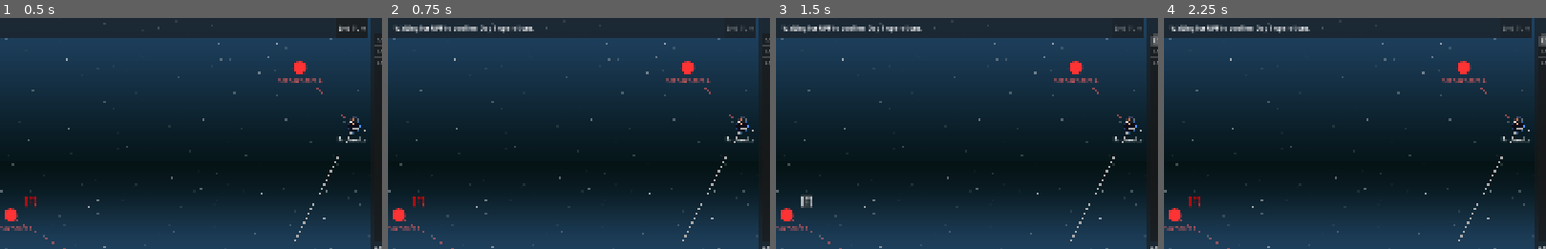
Above: before the commit, frames 1-4 (left to right).
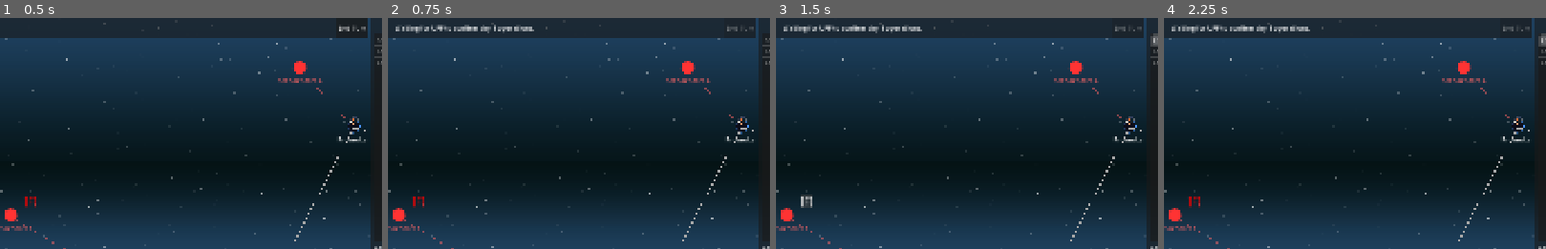
Above: after the commit, the same moments.

Repository: jjeffers/sf-kh-simulator
Game: Godot game, scene res://Scenes/CampaignMap.tscn
The game is run twice, just before and just after one commit, with the same random seed, the same clock (stepped at 60 frames per second) and the same inputs. This scene is started directly instead of the project's main scene.
Inputs:
- Up to frame 1 (0.5 s): no input
- Up to frame 2 (0.75 s): click "End Turn" at 0.5 s
- Up to frame 3 (1.5 s): click "[F]" at 1.25 s
- Up to frame 4 (2.25 s): click "[F]" at 2 s
The pictures show only the part of the screen within x 27-77%, y 0-50%; the shares and areas given below are measured in that part.

Frame 1 is identical in both runs. In frame 2, 0.4% of the frame differs, in the area x 2-38%, y 2-7%; in frame 3, 0.4%; in frame 4, 0.4%.

Commit message:
feat(ui): Standardize End Turn messages to match user string perfectly

Diff:
--- a/Scripts/CampaignMap.gd
+++ b/Scripts/CampaignMap.gd
@@ -649,8 +649,9 @@
 func _on_end_turn_pressed():
 	var my_fac = _get_my_faction()
 	if my_fac in ["UPF", "Sathar"]:
+		var other_fac = "Sathar" if my_fac == "UPF" else "UPF"
 		end_turn_btn.disabled = true
-		turn_status_label.text = "Waiting for other player..."
+		turn_status_label.text = "Waiting for %s to confirm day %d operations." % [other_fac, campaign.current_day]
 		campaign.request_end_turn.rpc_id(1, my_fac)
 	else:
 		# Fallback if testing locally as GM
@@ -662,9 +663,9 @@
 	var other_fac = "Sathar" if my_fac == "UPF" else "UPF"
 
 	if my_fac == "UPF" and upf_ready and not sathar_ready:
-		turn_status_label.text = "Waiting for Sathar to confirm Day %d operations." % campaign.current_day
+		turn_status_label.text = "Waiting for Sathar to confirm day %d operations." % campaign.current_day
 	elif my_fac == "Sathar" and sathar_ready and not upf_ready:
-		turn_status_label.text = "Waiting for UPF to confirm Day %d operations." % campaign.current_day
+		turn_status_label.text = "Waiting for UPF to confirm day %d operations." % campaign.current_day
 	elif not upf_ready and not sathar_ready:
 		turn_status_label.text = "" # Will reset normally with _on_day_advanced
 
